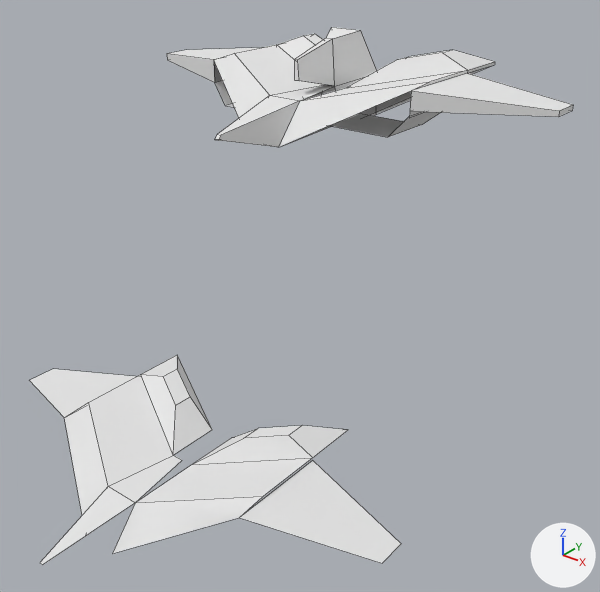
Before and after pictures for a commit that changed the OBJ model app/src/main/assets/bossxa.obj.
Both versions are drawn from a 50 mm camera at (0.271, -0.322, 0.109) aimed at (0.002, 0.014, -0.1). Lighting does not change. The marker at lower right points along +X, +Y and +Z. Mesh edges are drawn as thin lines. Where no turn or scale is listed for an object, it has been applied to the vertices. Vertices at the same position are counted once.

The first picture shows 'Cubo'.
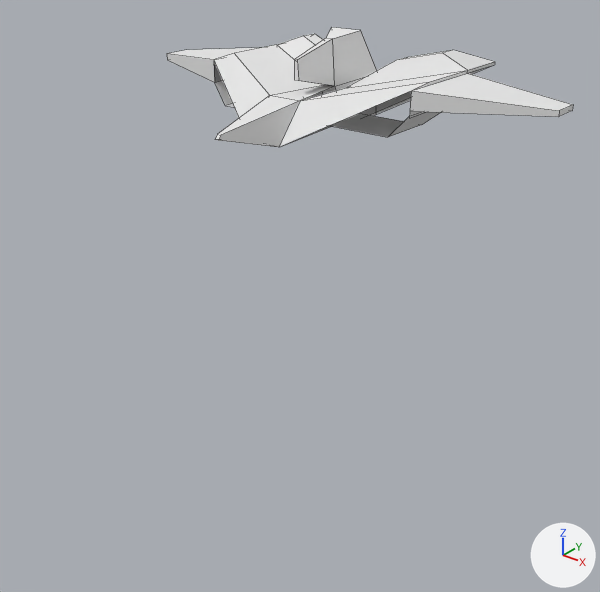
Boxes (x1, y1, x2, y2) around the edits, measured in the pictures (600 x 592 px):
'Cubo', reshaped (25% narrower, 78% shorter): before (29, 27, 573, 565); after (167, 27, 573, 147)
part 1 of me_cubo, deleted: before (29, 355, 401, 565)

What changed in the scene script:
```text
Change me_cubo:
    where me_cubo.from_pydata(...)  # 104 vertices, 74 faces; spans x -0.207..0.131, y -0.137..0.102, z -0.241..0.044
    used by ob_cubo; location = (0.0, 0.0, 0.0)
    me_cubo part 1: the loose piece of 33 vertices spanning x -0.207..0.096, y -0.137..0.046, z -0.241..-0.194 is deleted
```
